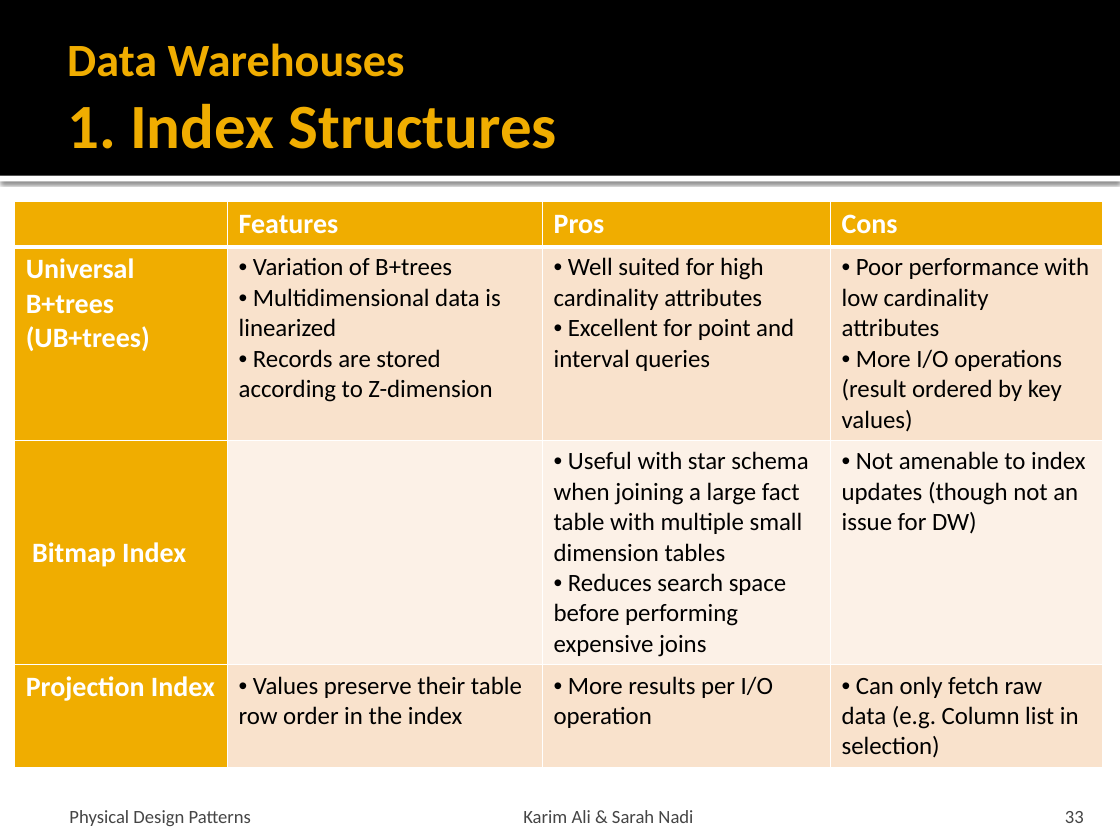
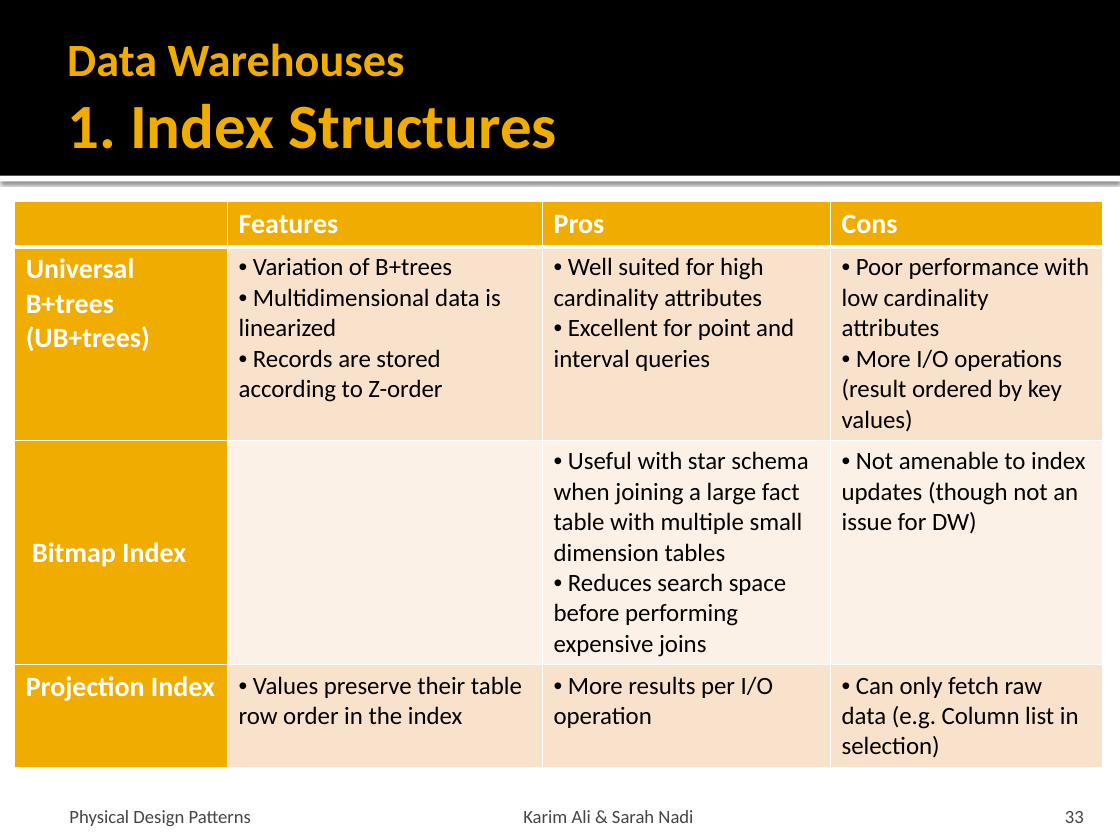
Before and after one commit to snadi/cs848-db, a slide deck: slide 33 of cs848-db/PhysDesignPres.pptx. Drawn at 1120x840 pixels with LibreOffice and Linux fonts; fonts in the diff are those of the drawing. Boxes give left, top, right and bottom in pixels: in the first picture for what was removed or moved away, otherwise in the second. Text is boxed around its words. In the diff, an @@ line names an element or a change of style, - is before the commit and + after.

```diff
--- a/cs848-db/PhysDesignPres.pptx
+++ b/cs848-db/PhysDesignPres.pptx
@@ table at box(15, 202, 1102, 762) @@
-row 2, column 2: Variation of B+trees / Multidimensional data is linearized / Records are stored according to Z-dimension
+row 2, column 2: Variation of B+trees / Multidimensional data is linearized / Records are stored according to Z-order
```
Also in this commit, not shown: 5 other slides changed, 3 other files.
